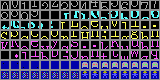
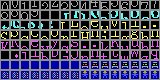
Layer changes from the first w=160, h=80 image to the second:
painted on "Background" over [82, 63, 158, 66]
